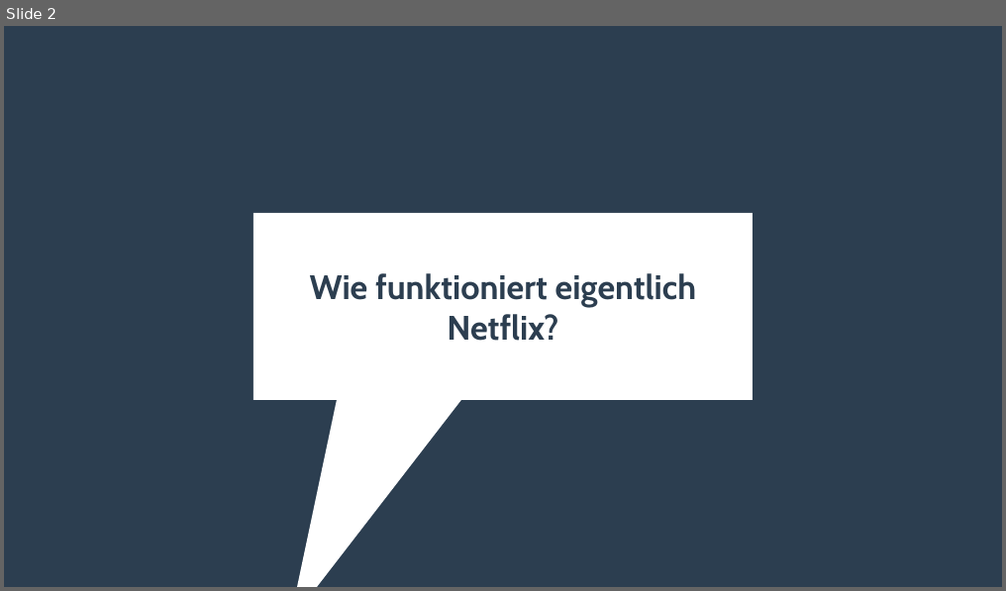
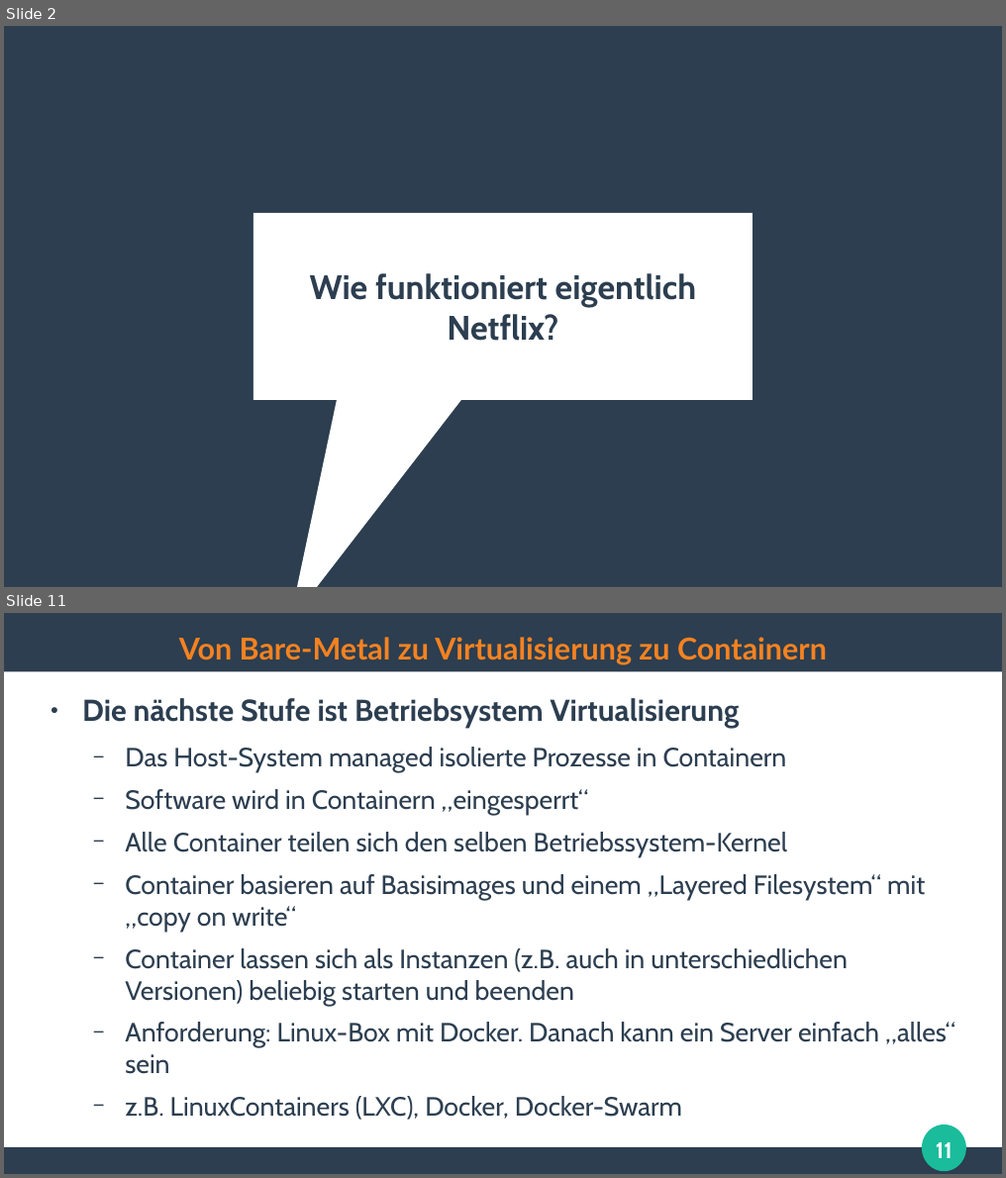
Before and after one commit to ghandmann/HS-AlbSig-WebAnwendungen2, a slide deck: Kapitel/10_Microservice_Architecture.odp. Shown one above the other, each under a label of ours: slide 2 before the commit, slides 2 and 11 after it; the slides between them are not shown. The pictures are 1006x591 and 1006x1178 pixels, drawn with LibreOffice and Linux fonts; fonts in the diff are those of the drawing. Boxes give left, top, right and bottom in pixels: in the first picture for what was removed or moved away, otherwise in the second. Text is boxed around its words. In the diff, an @@ line names an element or a change of style, - is before the commit and + after.

```diff
--- a/Kapitel/10_Microservice_Architecture.odp
+++ b/Kapitel/10_Microservice_Architecture.odp
@@ slide 11 added at (4,613,1002,1174), background #FFFFFF @@
@@ rectangle added at (4,613,1002,671), fill #2C3E50 @@
@@ title added at (179,637,827,665), 24 pt, text #F58220, bold @@
+Von Bare-Metal zu Virtualisierung zu Containern
@@ text added at (82,698,955,1120), 21 pt, text #2C3E50 @@
+● Die nächste Stufe ist Betriebsystem Virtualisierung
+  − Das Host-System managed isolierte Prozesse in Containern
+  − Software wird in Containern „eingesperrt“
+  − Alle Container teilen sich den selben Betriebssystem-Kernel
+  − Container basieren auf Basisimages und einem „Layered Filesystem“ mit „copy on write“
+  − Container lassen sich als Instanzen (z.B. auch in unterschiedlichen Versionen) beliebig starten und beenden
+  − Anforderung: Linux-Box mit Docker. Danach kann ein Server einfach „alles“ sein
+  − z.B. LinuxContainers (LXC), Docker, Docker-Swarm
@@ ellipse added at (923,1125,966,1171), fill #1ABC9C @@
@@ page number added at (936,1143,952,1158), 18 pt, text #FFFFFF, bold @@
+11
@@ rectangle added at (4,1149,1002,1174), fill #2C3E50 @@
```
Also in this commit, not shown: 20 other slides added, 2 other files.
